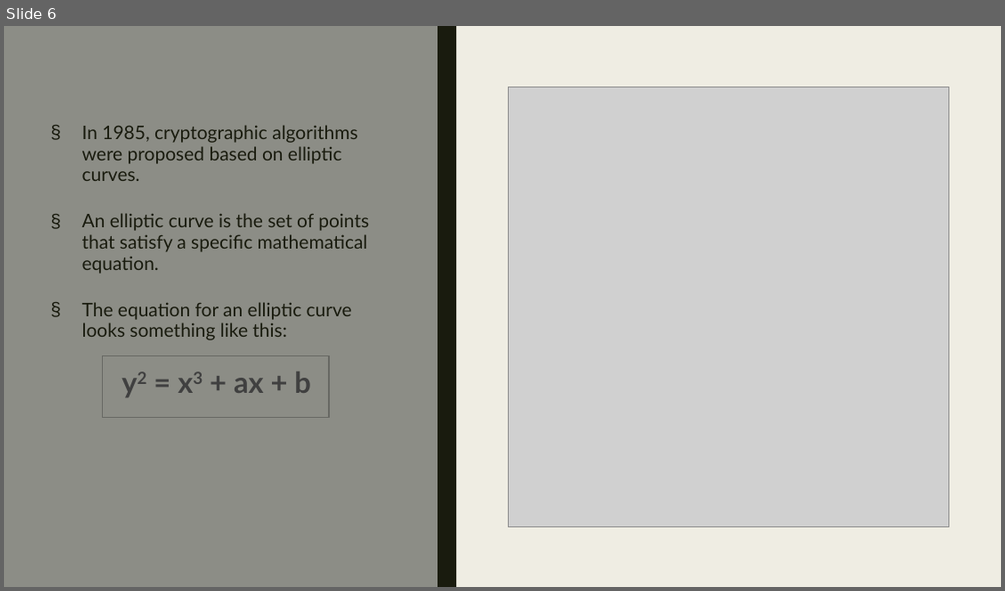
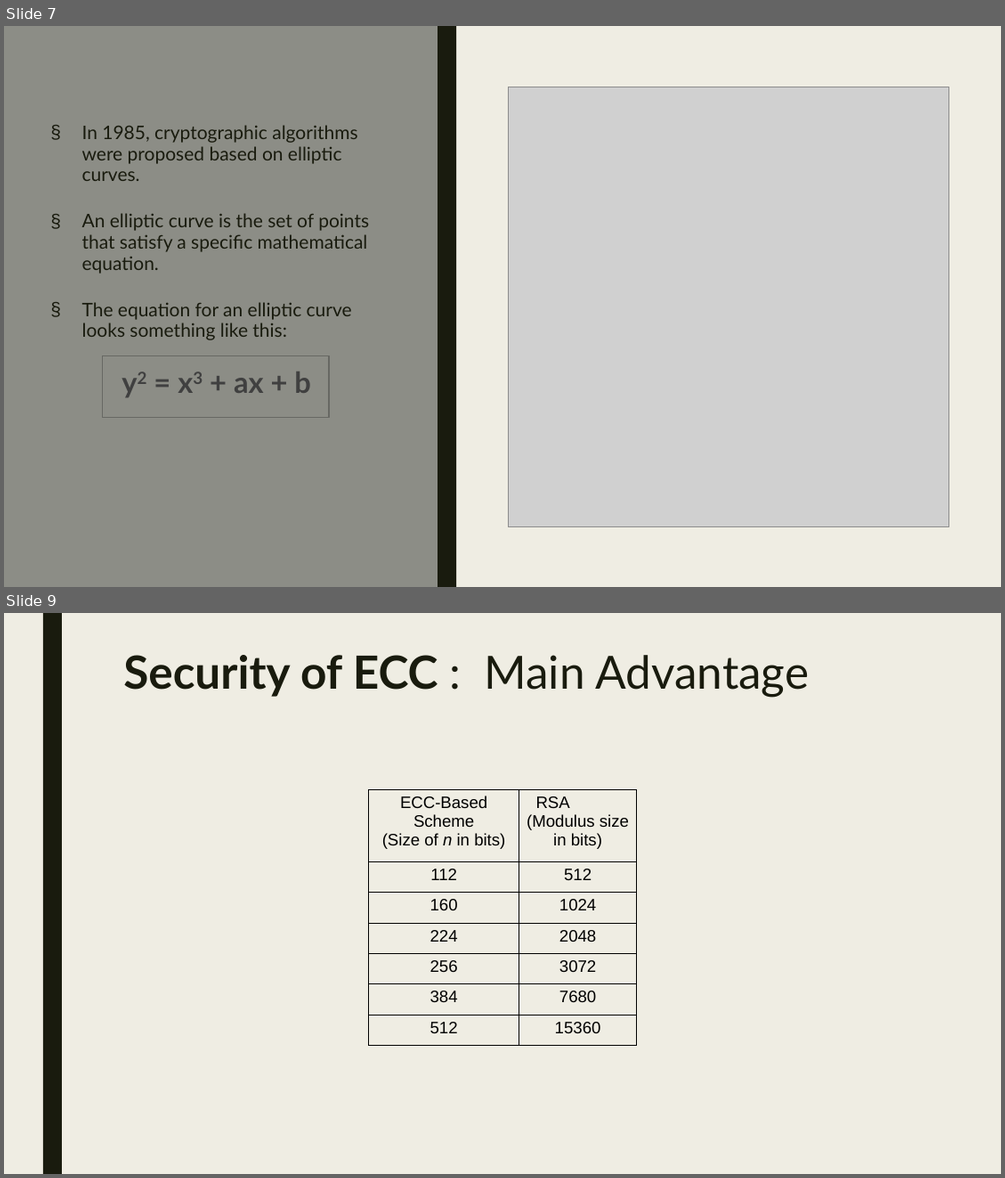
Before and after one commit to Jaidev810/ECC-Cipher, a slide deck: Ecc Cipher.pptx. Shown one above the other, each under a label of ours: slide 6 before the commit, slides 7 and 9 after it; the slides between them are not shown. The pictures are 1005x591 and 1005x1178 pixels, drawn with LibreOffice and Linux fonts; fonts in the diff are those of the drawing; grey boxes stand for pictures. Boxes give left, top, right and bottom in pixels: in the first picture for what was removed or moved away, otherwise in the second. Text is boxed around its words. In the diff, an @@ line names an element or a change of style, - is before the commit and + after.

```diff
--- a/Ecc Cipher.pptx
+++ b/Ecc Cipher.pptx
@@ slide 9 added at box(4, 613, 1001, 1174), background #EFEDE3 @@
@@ rectangle added at box(43, 613, 62, 1174), fill #191B0E @@
@@ text added at box(123, 655, 809, 698), 44 pt, text #191B0E @@
+Security of ECC : Main Advantage
@@ table added at box(369, 790, 638, 1046), 7 rows, 2 columns @@
+ECC-Based Scheme / (Size of n in bits) | RSA (Modulus size in bits)
+112 | 512
+160 | 1024
+224 | 2048
+256 | 3072
+384 | 7680
+512 | 15360
@@ what was slide 6 is now slide 7 @@
```
Also in this commit, not shown: 1 slide changed, 6 other slides added, 2 slides removed.
